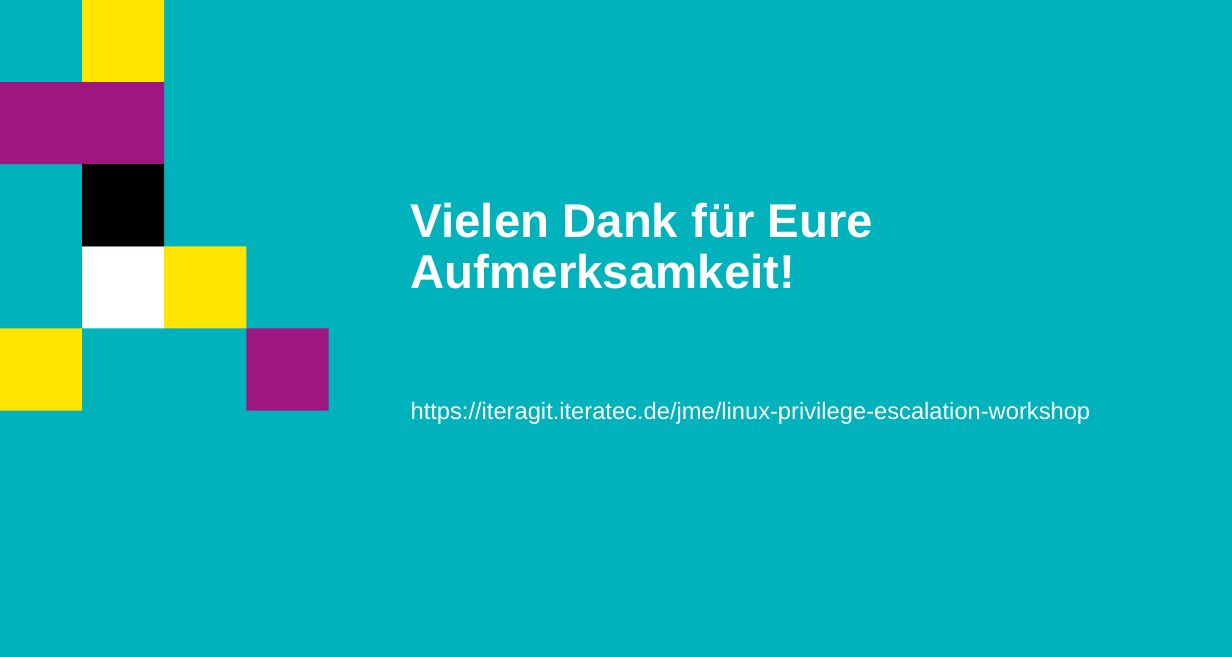
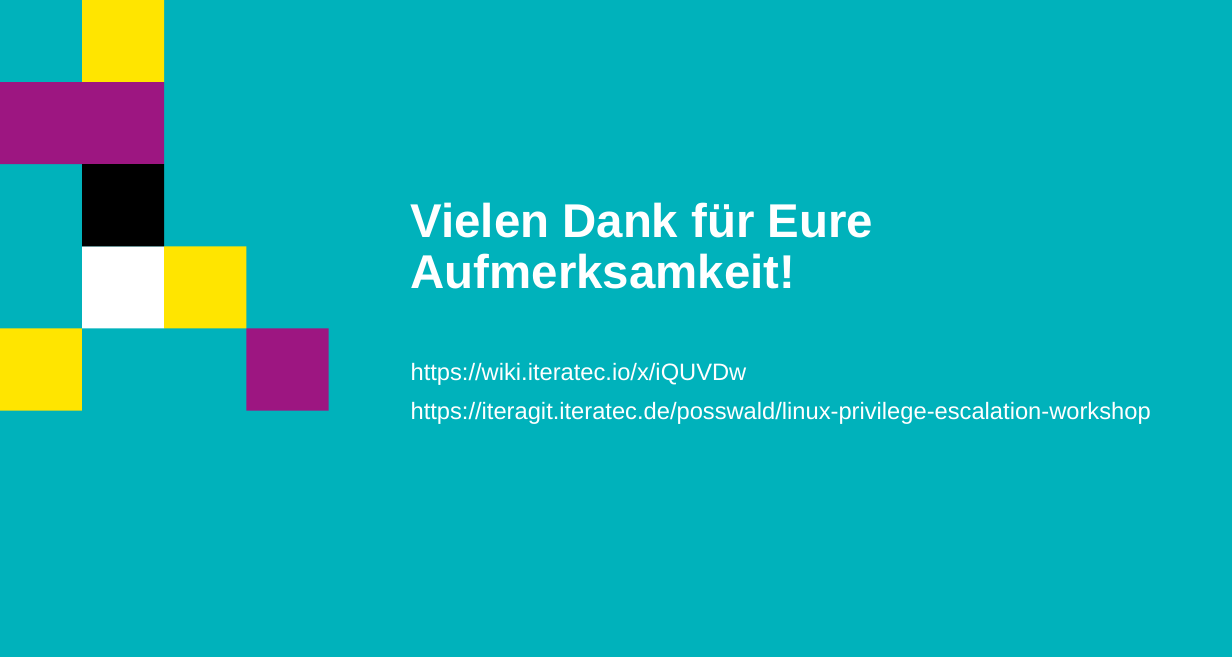
Before and after one commit to hueami/lpe_workshop, a slide deck: slide 18 of Powerpoint.pptx (slide 19 before the commit). Drawn at 1232x657 pixels with LibreOffice and Linux fonts; fonts in the diff are those of the drawing; background and template pictures are left out. Boxes give left, top, right and bottom in pixels: in the first picture for what was removed or moved away, otherwise in the second. Text is boxed around its words. In the diff, an @@ line names an element or a change of style, - is before the commit and + after.

```diff
--- a/Powerpoint.pptx
+++ b/Powerpoint.pptx
@@ text at box(411, 362, 747, 385): text colour #00B2BB to #FFFFFF, underline off in "https://wiki.iteratec.io/x/iQUVDw" @@
@@ text at box(411, 401, 1151, 424): text changed @@
-https://iteragit.iteratec.de/jme/linux-privilege-escalation-workshop
+https://iteragit.iteratec.de/posswald/linux-privilege-escalation-workshop
```
Also in this commit, not shown: 15 other slides changed, 1 slide added, 2 slides removed.
